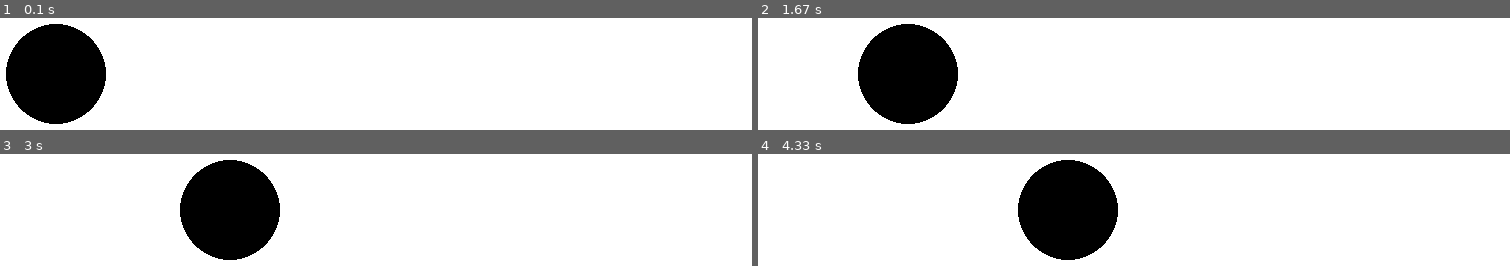
Above: before the commit, frames 1-4 (two rows, left to right).
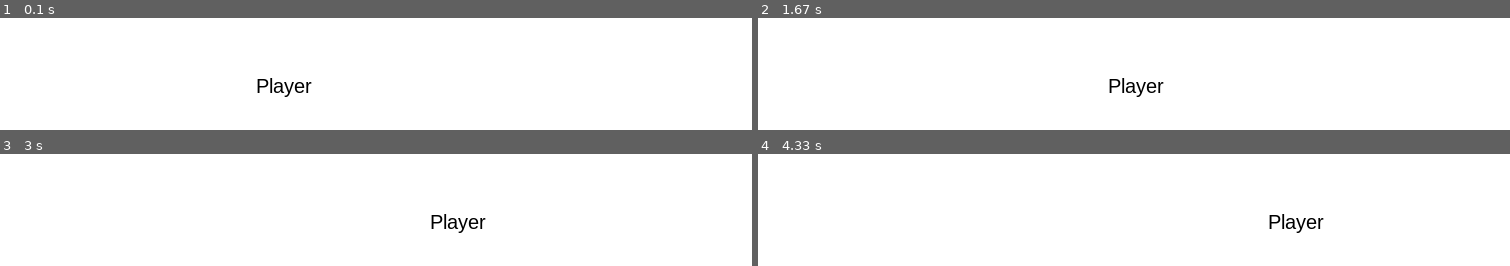
Above: after the commit, the same moments.

Repository: Genius1512/peapy2
Game: pygame game, started from sandbox/main.py
The game is run twice, just before and just after one commit, with the same random seed, the same clock (stepped at 60 frames per second) and the same inputs.
Inputs:
- Up to frame 1 (0.1 s): no input
- Up to frame 2 (1.67 s): no input
- Up to frame 3 (3 s): no input
- Up to frame 4 (4.33 s): no input

The runs differ from the first frame. In frame 1, 9.7% of the frame differs, in the area x 0-42%, y 5-95%; in frame 2, 9.7%; in frame 3, 9.7%; in frame 4, 9.7%.

Commit message:
Added text.py, examples and fixed circular import of exceptions.py

Diff:
--- /dev/null
+++ b/examples/dvd_logo/logo.py
@@ -0,0 +1,48 @@
+import peapy2
+
+
+class Logo(peapy2.GameObject):
+    def __init__(self, name: str):
+        super().__init__(name)
+
+        self.transform = None
+        self.text = None
+
+        self.x_vel = 2
+        self.y_vel = 2
+
+    # Called when the object is created
+    def init(self):
+        self.transform: peapy2.Transform = self.add_component(peapy2.Transform(
+            100,
+            100,
+            5,
+            5
+        ))
+        self.text: peapy2.Text = self.add_component(peapy2.Text(
+            "DVD",
+            "Arial",
+            50,
+            (0, 0, 0),
+            0,
+            0
+        ))
+
+    # Called when the object gets updated
+    def update(self):
+        self.transform.x += self.x_vel
+        self.transform.y += self.y_vel
+
+        if self.transform.x > self.peapy.width - self.text.font_size - 30:
+            self.x_vel = -2
+        elif self.transform.x < 0:
+            self.x_vel = 2
+
+        if self.transform.y > self.peapy.height - self.text.font_size:
+            self.y_vel = -2
+        elif self.transform.y < 0:
+            self.y_vel = 2
+
+    # Called when the object is destroyed
+    def destroy(self):
+        pass
--- /dev/null
+++ b/examples/dvd_logo/main.py
@@ -0,0 +1,21 @@
+import peapy2
+
+from logo import Logo
+
+
+def main():
+    game = peapy2.PeaPy(
+        "PeaPy",
+        800,
+        600,
+        (255, 255, 255)
+    )
+
+    logo = game.add_object(Logo("Logo"))
+
+    while game.update():
+        pass
+
+
+if __name__ == "__main__":
+    main()
--- a/peapy2/__init__.py
+++ b/peapy2/__init__.py
@@ -5,6 +5,7 @@
 from peapy2.peapy import PeaPy
 from peapy2.shape_renderer import ShapeRenderer
 from peapy2.sound import Sound
+from peapy2.text import Text
 from peapy2.transform import Transform
 from peapy2.utils import *
 from peapy2.window import Window
--- a/peapy2/exceptions/__init__.py
+++ /dev/null
@@ -1 +0,0 @@
-from .exceptions import *
--- /dev/null
+++ b/peapy2/text.py
@@ -0,0 +1,45 @@
+from peapy2.component import Component
+from peapy2.__pygame import pygame
+
+
+class Text(Component):
+    NAME = "Text"
+
+    def __init__(
+        self,
+        text: str,
+        font_name: str,
+        font_size: int,
+        color: tuple = (0, 0, 0),
+        x_offset: int = 0,
+        y_offset: int = 0,
+    ):
+        super().__init__()
+
+        self.text = text
+        self.font_name = font_name
+        self.font_size = font_size
+        self.color = color
+        self.x_offset = x_offset
+        self.y_offset = y_offset
+
+        self.font_size = font_size
+        self.__font = None
+        self.is_visible = True
+
+        pygame.font.init()
+
+    # Called when the component is created
+    def init(self):
+        self.__font = pygame.font.SysFont(self.font_name, self.font_size)
+
+    # Called when the game gets updated
+    def update(self):
+        if not self.is_visible:
+            return
+
+        text = self.__font.render(self.text, True, self.color)
+        self.peapy.window.screen.blit(text, (
+            self.peapy[self.parent_name]["Transform"].x + self.x_offset,
+            self.peapy[self.parent_name]["Transform"].y + self.y_offset
+        ))
--- a/sandbox/main.py
+++ b/sandbox/main.py
@@ -10,7 +10,14 @@
     player_pos: peapy2.Transform = player.add_component(
         peapy2.Transform(100, 100, 50, 50)
     )
-    player_renderer = player.add_component(peapy2.ShapeRenderer("circle", (0, 0, 0)))
+    player_text: peapy2.Text = player.add_component(peapy2.Text(
+        "Player",
+        font_name="Arial",
+        font_size=20,
+        color=(0, 0, 0),
+        x_offset=200,
+        y_offset=0,
+    ))
 
     while game.update():
         player_pos.x += 1
Renamed: peapy2/exceptions/exceptions.py -> peapy2/exceptions.py
